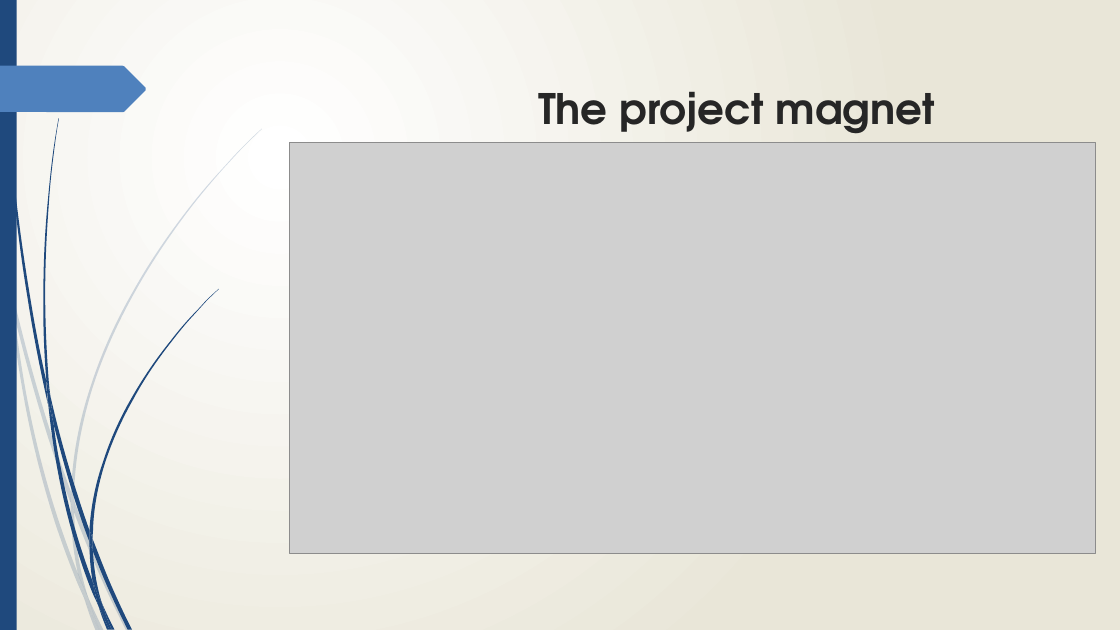
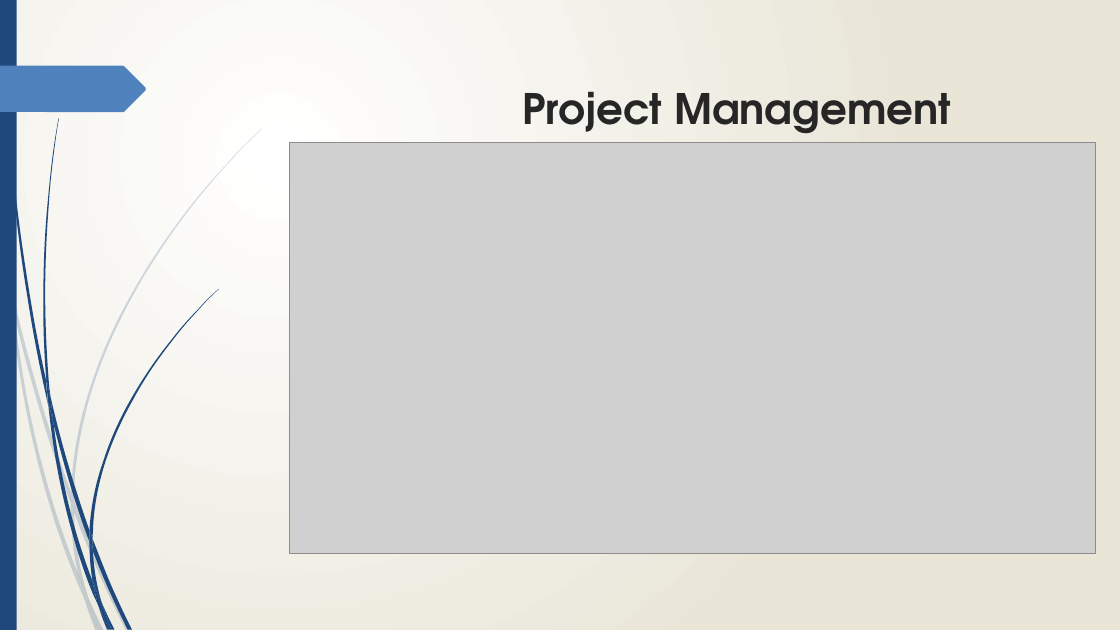
Before and after one commit to cos301-2019-se/Defendr, a slide deck: slide 5 of SRS/SlideShow.pptx. Drawn at 1120x630 pixels with LibreOffice and Linux fonts; fonts in the diff are those of the drawing; grey boxes stand for pictures. Boxes give left, top, right and bottom in pixels: in the first picture for what was removed or moved away, otherwise in the second. Text is boxed around its words. In the diff, an @@ line names an element or a change of style, - is before the commit and + after.

Commit message:
Edited Grammar and Wording

```diff
--- a/SRS/SlideShow.pptx
+++ b/SRS/SlideShow.pptx
@@ title at [522,91,951,134]: text changed @@
-The project magnet
+Project Management
```
Also in this commit, not shown: 3 other slides changed.
